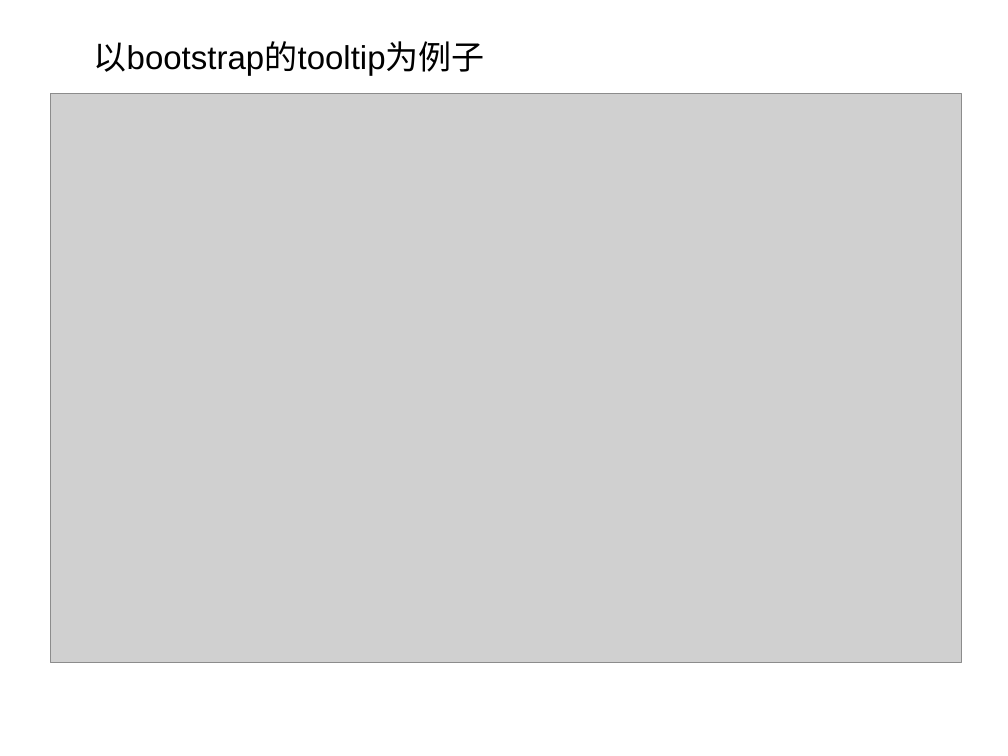
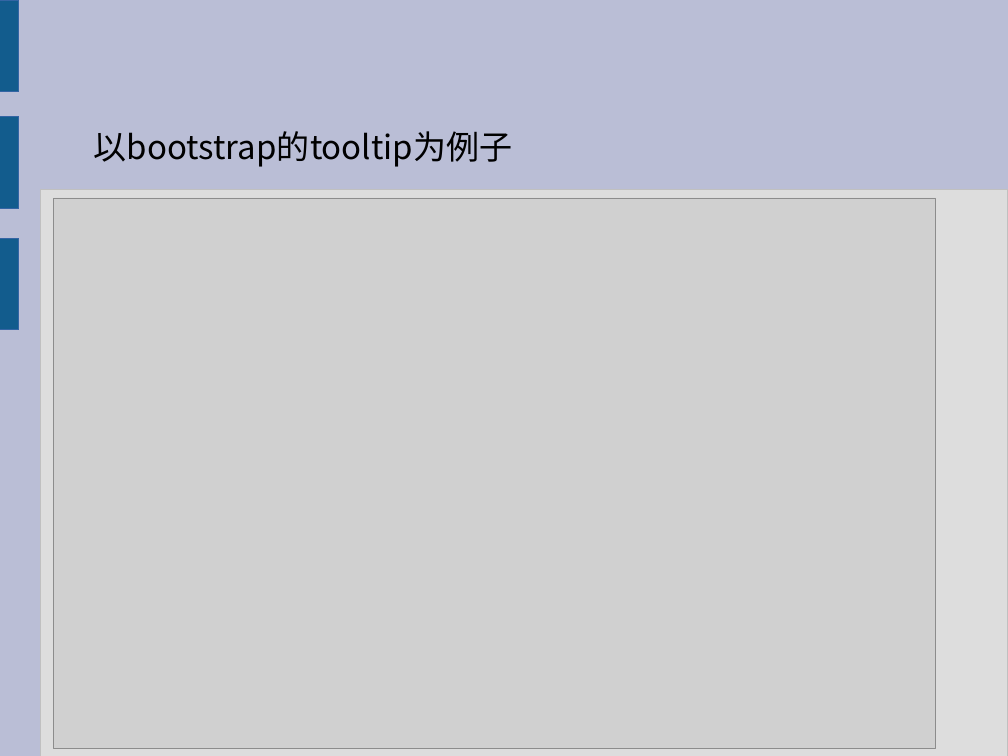
Before and after one commit to xiaoyuan521/jquery_plugin, a slide deck: slide 10 of jquery_plugin.odp. Drawn at 1008x756 pixels with LibreOffice and Linux fonts; fonts in the diff are those of the drawing; grey boxes stand for pictures. Boxes give left, top, right and bottom in pixels: in the first picture for what was removed or moved away, otherwise in the second. Text is boxed around its words. In the diff, an @@ line names an element or a change of style, - is before the commit and + after.

```diff
--- a/jquery_plugin.odp
+++ b/jquery_plugin.odp
@@ background #FFFFFF to #BABED6 @@
@@ rectangle added at (0,0,18,91), fill #125C8D, outline #3465A4 0 pt @@
@@ rectangle added at (0,117,18,209), fill #125C8D, outline #3465A4 0 pt @@
@@ text "以bootstrap的tooltip为例子": place and size @@
-text "以bootstrap的tooltip为例子" at (94,41,485,76)
+text "以bootstrap的tooltip为例子" at (94,131,513,167)
@@ text "以bootstrap的tooltip为例子" at (94,131,513,167): font Arial to Noto Sans CJK SC; less space between paragraphs @@
@@ rectangle added at (40,189,1008,756), fill #DDDDDD, outline #C0C0C0 0 pt @@
@@ picture: place and size @@
-picture at (50,93,961,662)
+picture at (54,198,937,749)
@@ rectangle added at (0,238,18,329), fill #125C8D, outline #3465A4 0 pt @@
```
Also in this commit, not shown: 14 other slides changed, 4 slides added, 3 slides removed, 1 other file.
